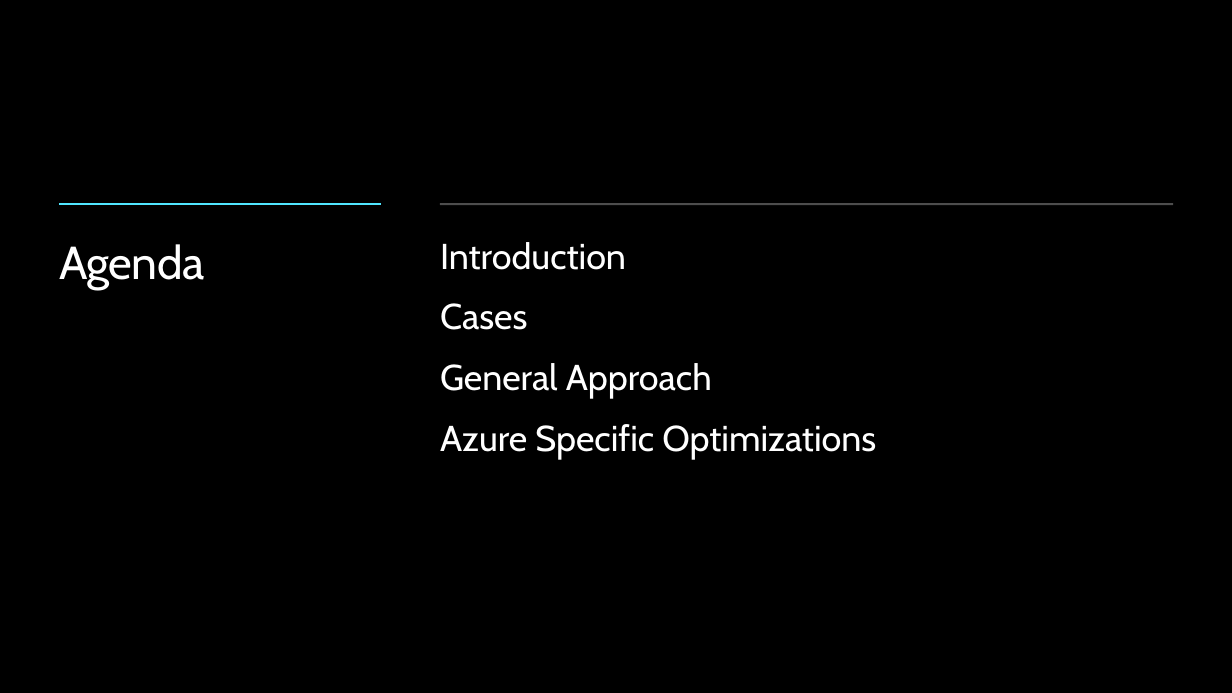
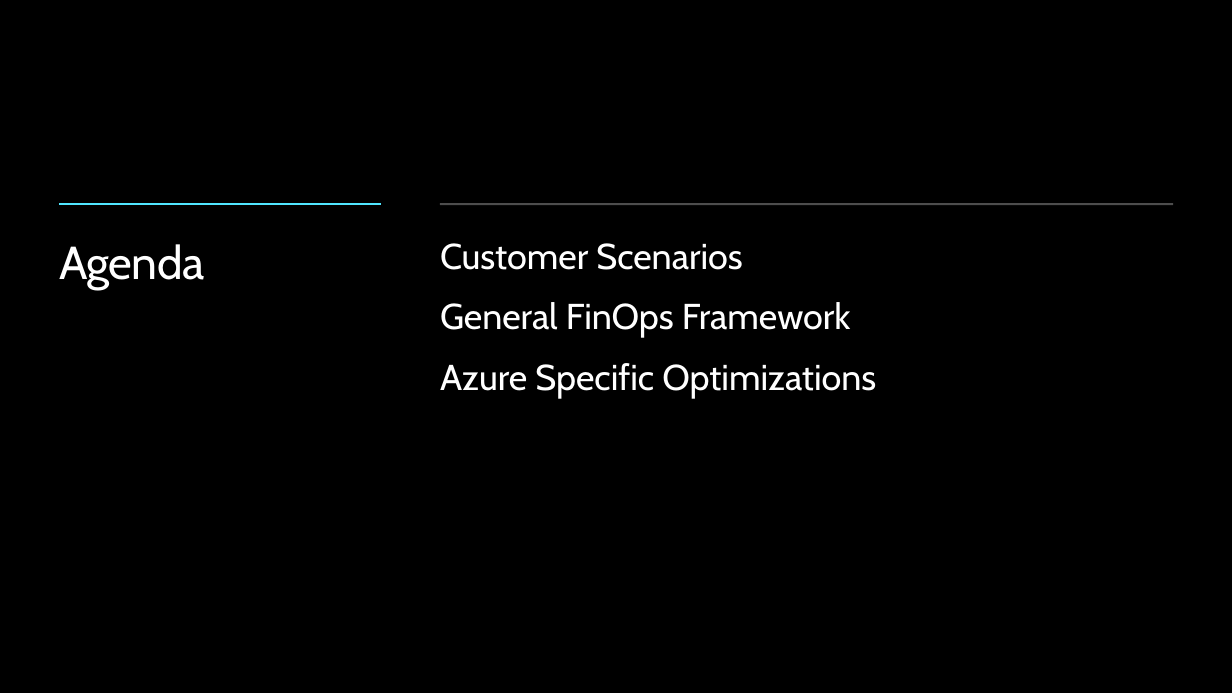
Before and after one commit to peterperov/MSFTCSA, a slide deck: slide 3 of 104-FinOps/Azure FinOps - Introduction.pptx. Drawn at 1232x693 pixels with LibreOffice and Linux fonts; fonts in the diff are those of the drawing; background and template pictures are left out. Boxes give left, top, right and bottom in pixels: in the first picture for what was removed or moved away, otherwise in the second. Text is boxed around its words. In the diff, an @@ line names an element or a change of style, - is before the commit and + after.

```diff
--- a/104-FinOps/Azure FinOps - Introduction.pptx
+++ b/104-FinOps/Azure FinOps - Introduction.pptx
@@ text at box(440, 243, 851, 338): text changed @@
-Introduction
-Cases
-General Approach
+Customer Scenarios
+General FinOps Framework
```
Also in this commit, not shown: 10 other slides changed, 3 slides added.
